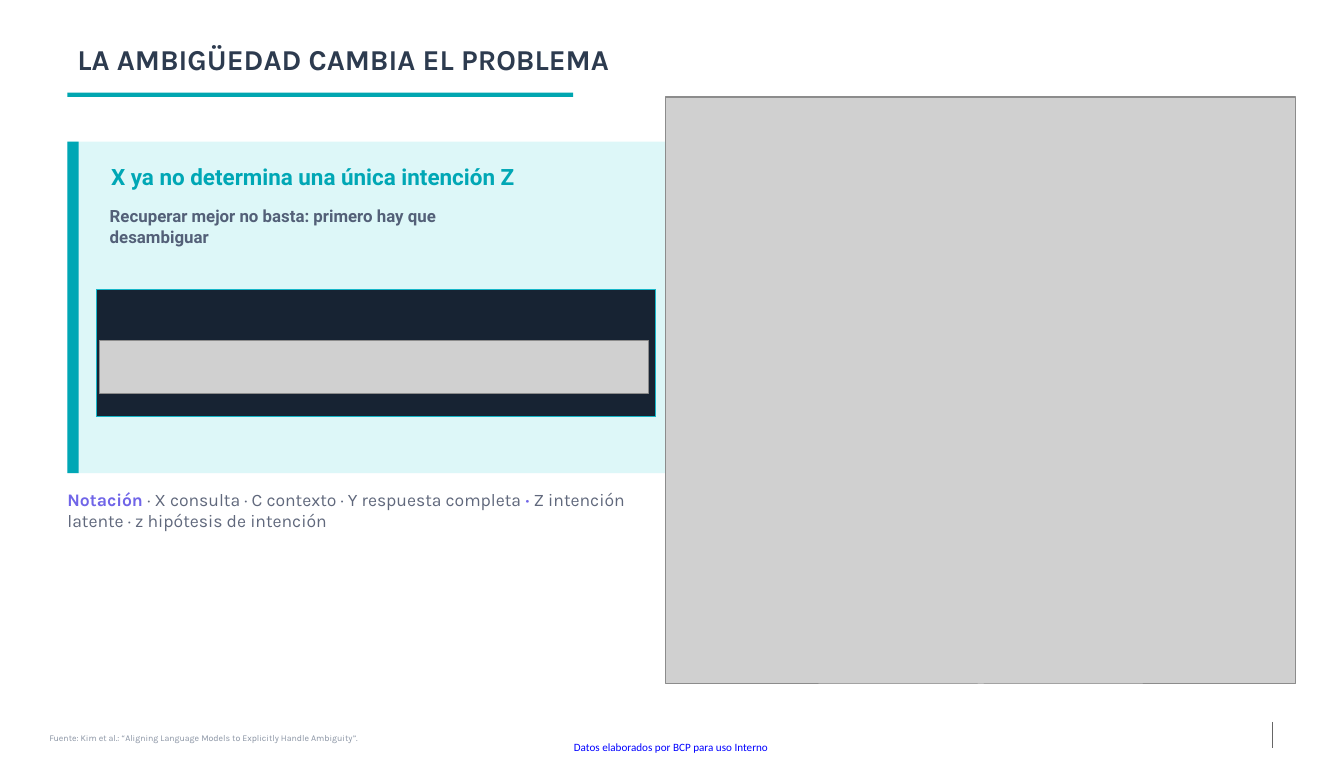
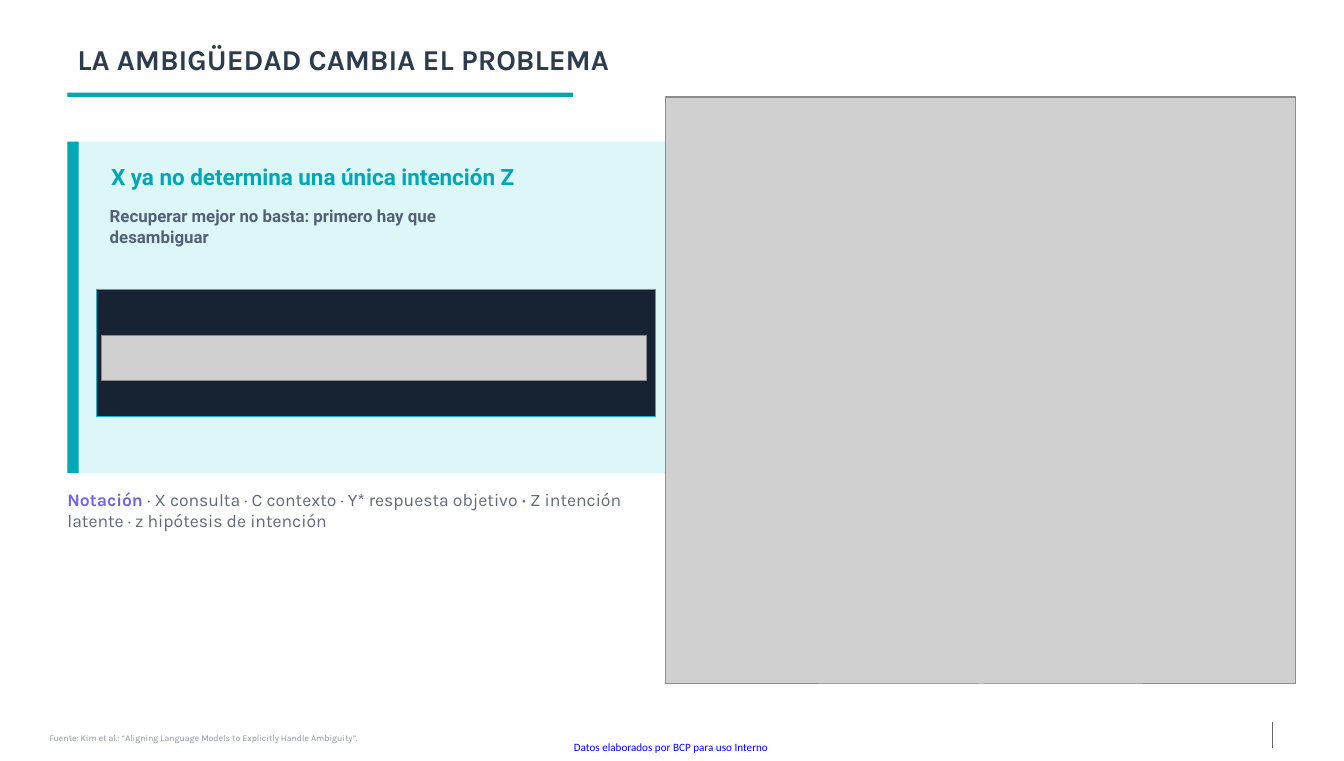
Before and after one commit to kevingomezbcp/Context-engineering, a slide deck: slide 13 of presentation/IA_academy_Context_Engineering_y_ambiguedad.pptx. Drawn at 1344x761 pixels with LibreOffice and Linux fonts; fonts in the diff are those of the drawing; grey boxes stand for pictures; background and template pictures are left out. Boxes give left, top, right and bottom in pixels: in the first picture for what was removed or moved away, otherwise in the second. Text is boxed around its words. In the diff, an @@ line names an element or a change of style, - is before the commit and + after.

```diff
--- a/presentation/IA_academy_Context_Engineering_y_ambiguedad.pptx
+++ b/presentation/IA_academy_Context_Engineering_y_ambiguedad.pptx
@@ picture: place and size @@
-picture at (100, 340, 649, 393)
+picture at (101, 335, 647, 381)
@@ text at (67, 492, 621, 531): text changed @@
-Notación · X consulta · C contexto · Y respuesta completa · Z intención latente · z hipótesis de intención
+Notación · X consulta · C contexto · Y* respuesta objetivo · Z intención latente · z hipótesis de intención
```
Also in this commit, not shown: 11 other slides changed, 3 slides added, 15 other files.
